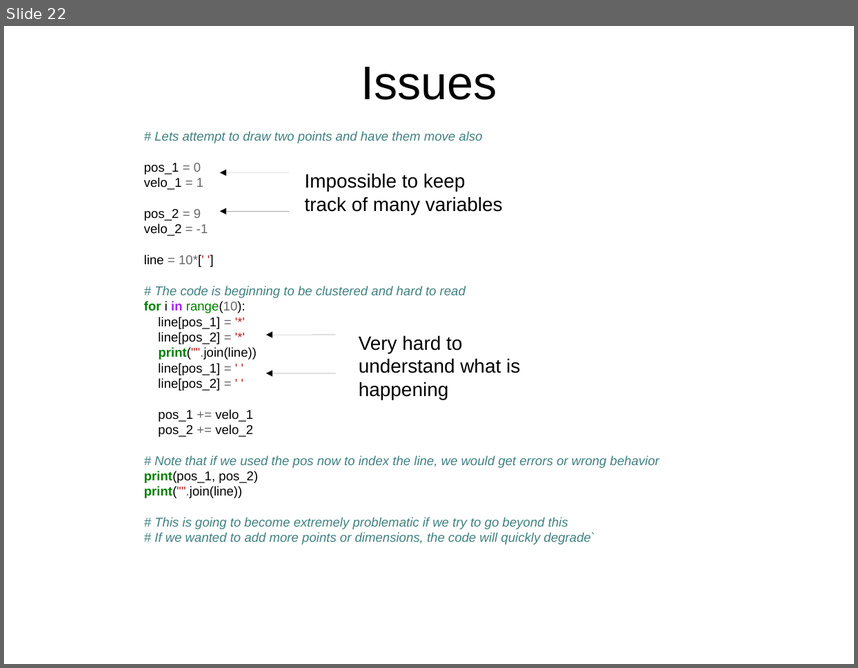
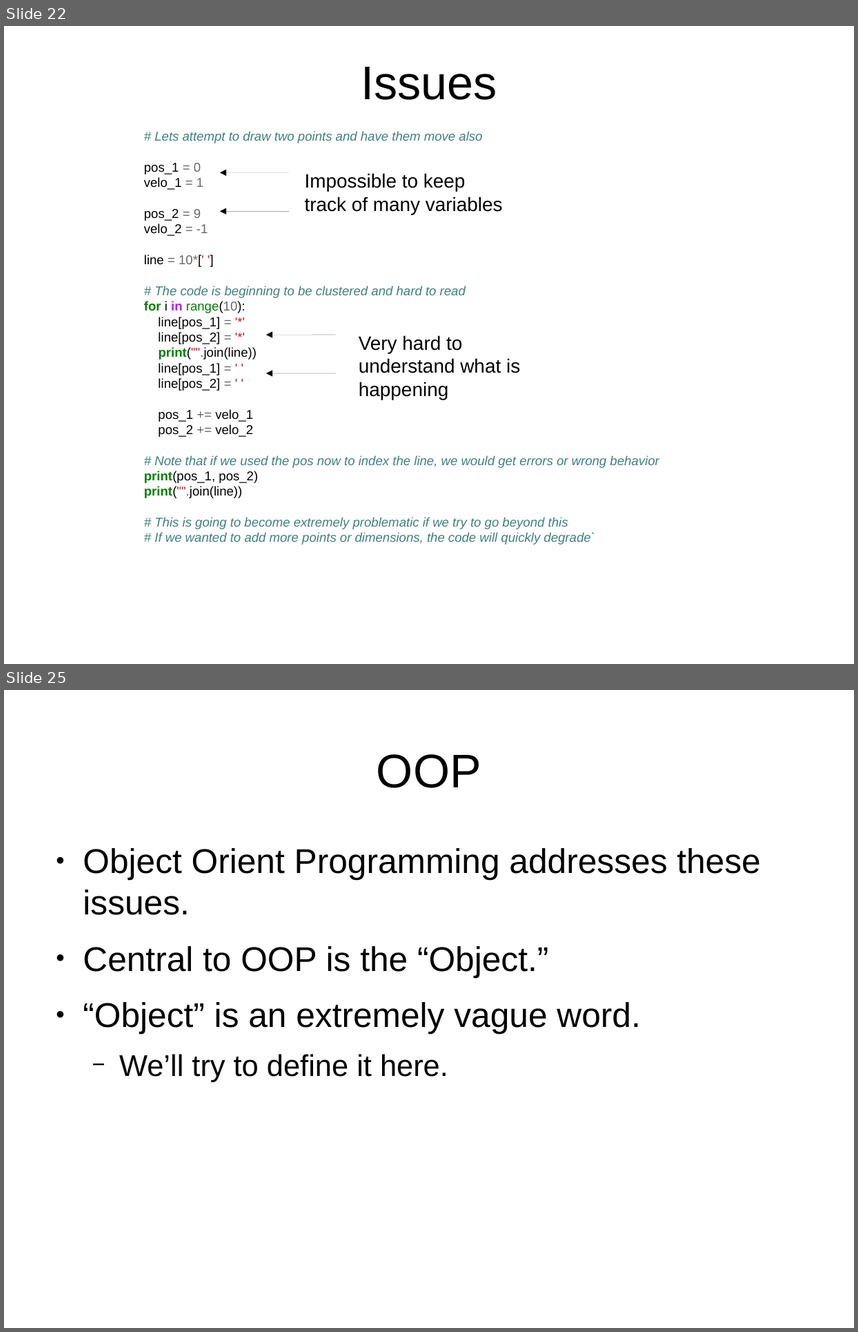
Before and after one commit to f0lie/basic_python_workshop, a slide deck: powerpoint.odp. Shown one above the other, each under a label of ours: slide 22 before the commit, slides 22 and 25 after it; the slides between them are not shown. The pictures are 858x668 and 858x1332 pixels, drawn with LibreOffice and Linux fonts; fonts in the diff are those of the drawing. Boxes give left, top, right and bottom in pixels: in the first picture for what was removed or moved away, otherwise in the second. Text is boxed around its words. In the diff, an @@ line names an element or a change of style, - is before the commit and + after.

```diff
--- a/powerpoint.odp
+++ b/powerpoint.odp
@@ slide 25 added at (x1=4, y1=690, x2=854, y2=1328), background #FFFFFF @@
@@ title added at (x1=377, y1=754, x2=481, y2=788), 44 pt, text #000000 @@
+OOP
@@ text added at (x1=83, y1=848, x2=760, y2=1082), 32 pt, text #000000 @@
+● Object Orient Programming addresses these issues.
+● Central to OOP is the “Object.”
+● “Object” is an extremely vague word.
+  − We’ll try to define it here.
```
Also in this commit, not shown: 1 slide changed, 4 other slides added, 1 slide removed, 1 other file.
